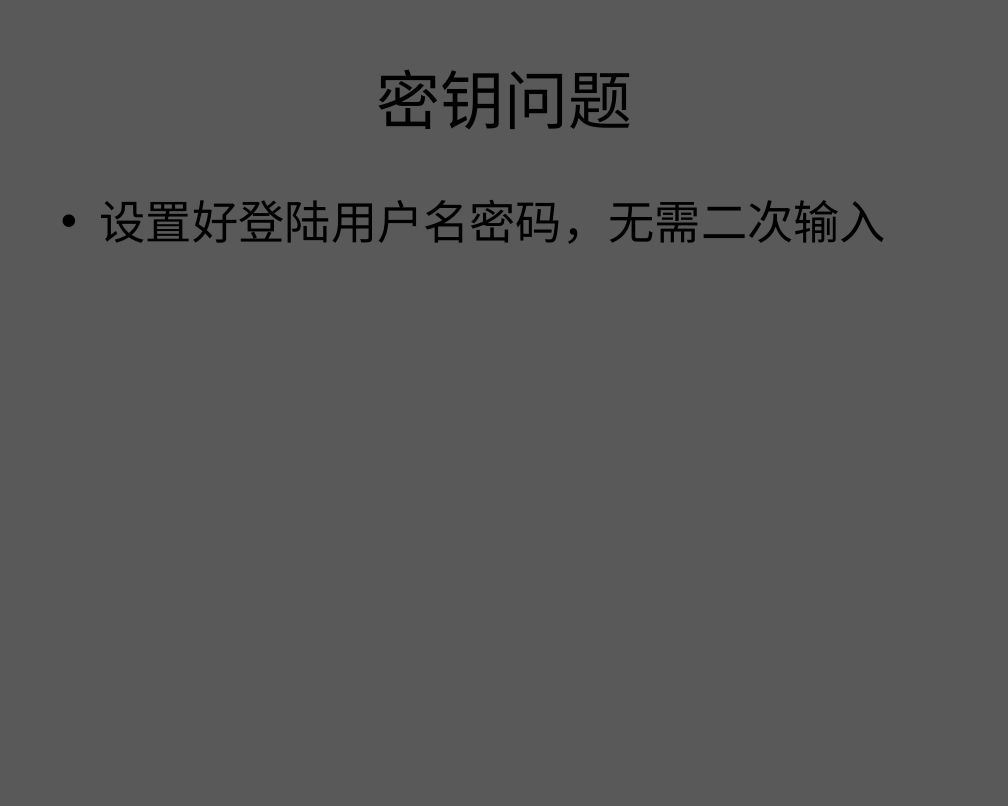
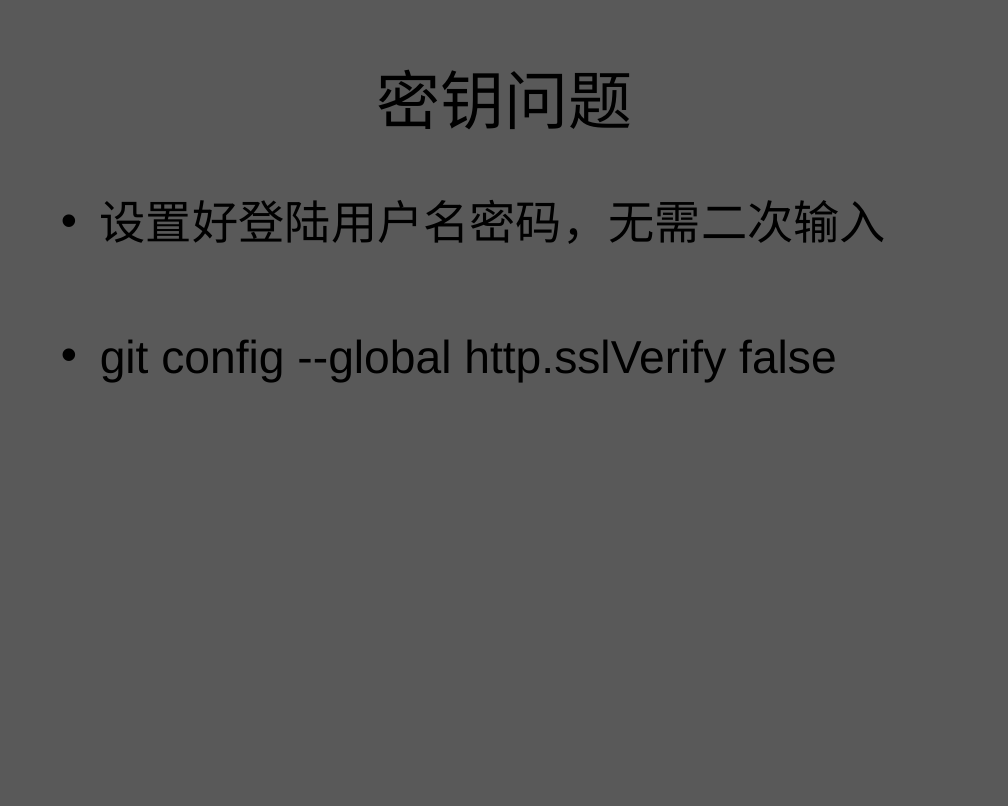
Before and after one commit to zhuxiaosheng/code, a slide deck: slide 77 of git.ppt (slide 75 before the commit). Drawn at 1008x806 pixels with LibreOffice and Linux fonts; fonts in the diff are those of the drawing; background and template pictures are left out. Boxes give left, top, right and bottom in pixels: in the first picture for what was removed or moved away, otherwise in the second. Text is boxed around its words. In the diff, an @@ line names an element or a change of style, - is before the commit and + after.

```diff
--- a/git.ppt
+++ b/git.ppt
@@ text at [100, 339, 837, 383]: paragraph added @@
+• git config --global http.sslVerify false
```
Also in this commit, not shown: 6 other slides changed, 3 slides added, 1 slide removed.
